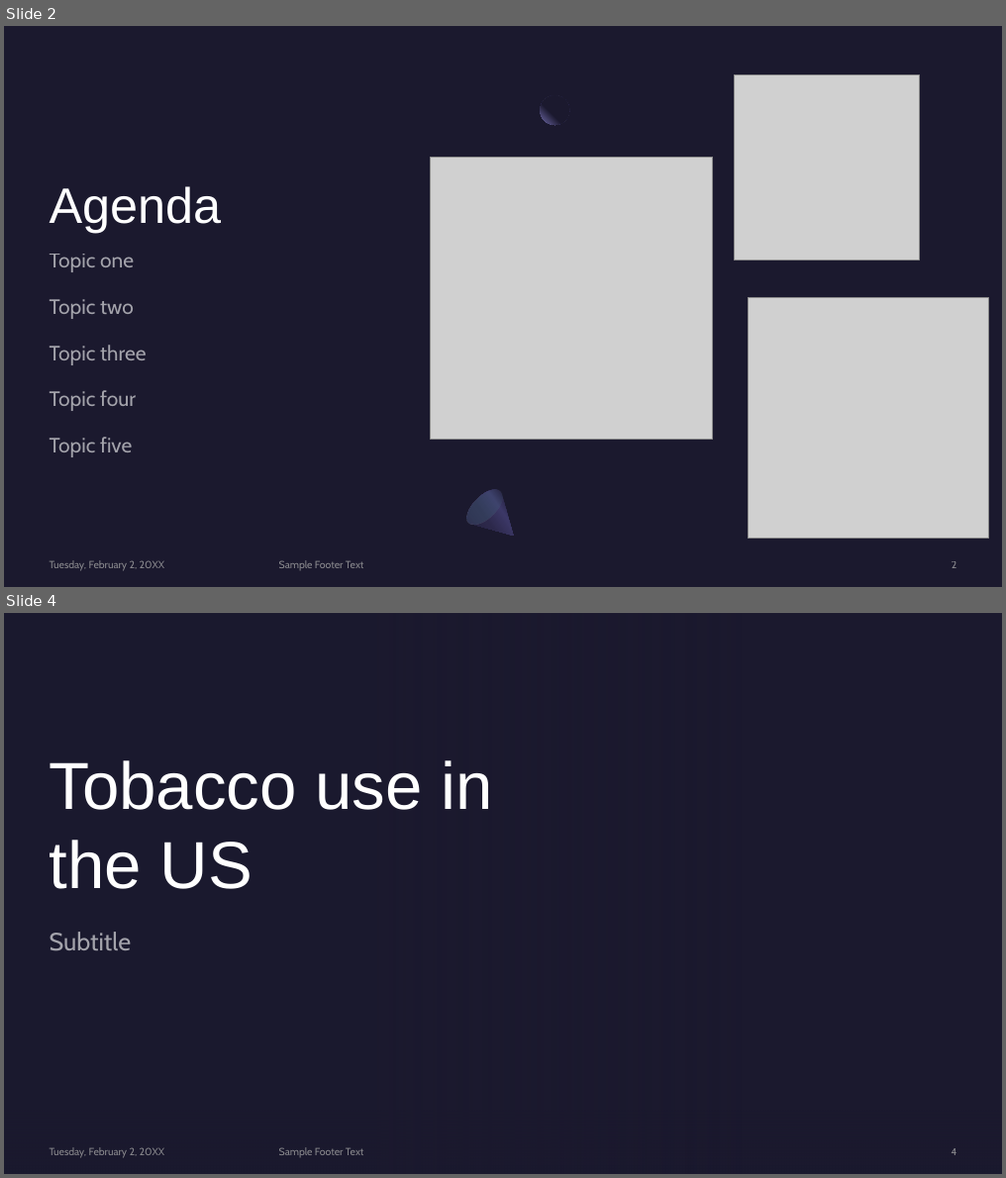
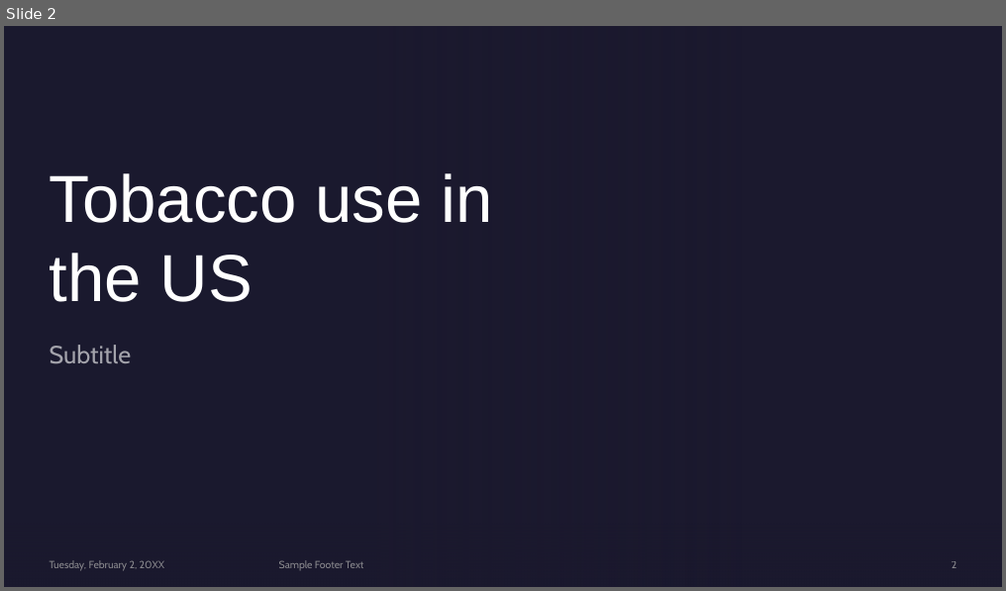
Before and after one commit to AKCase1993/Capstone-NSS-DA7, a slide deck: notebook/Tobacco.pptx. Shown one above the other, each under a label of ours: slides 2 and 4 before the commit, slide 2 after it; the slides between them are not shown. The pictures are 1006x1178 and 1006x591 pixels, drawn with LibreOffice and Linux fonts; fonts in the diff are those of the drawing; grey boxes stand for pictures; background and template pictures are left out. Boxes give left, top, right and bottom in pixels: in the first picture for what was removed or moved away, otherwise in the second. Text is boxed around its words. In the diff, an @@ line names an element or a change of style, - is before the commit and + after.

```diff
--- a/notebook/Tobacco.pptx
+++ b/notebook/Tobacco.pptx
@@ slide 2 removed at bbox=[4, 26, 1002, 587], background #1B192E @@
@@ picture removed at bbox=[734, 75, 920, 261] @@
@@ ellipse removed at bbox=[540, 95, 569, 125] @@
@@ picture removed at bbox=[431, 157, 713, 439] @@
@@ title removed at bbox=[50, 186, 222, 233] @@
-Agenda
@@ text removed at bbox=[50, 254, 146, 458] @@
-Topic one
-Topic two
-Topic three
-Topic four
-Topic five
@@ picture removed at bbox=[748, 298, 988, 539] @@
@@ freeform shape removed at bbox=[461, 483, 530, 552] @@
@@ ellipse removed at bbox=[461, 483, 508, 531] @@
@@ text removed at bbox=[50, 561, 164, 571] @@
-Tuesday, February 2, 20XX
@@ text removed at bbox=[279, 561, 364, 570] @@
-Sample Footer Text
@@ page number removed at bbox=[951, 562, 957, 569] @@
-2
@@ what was slide 4 is now slide 2 @@
@@ page number at bbox=[951, 562, 957, 569]: text changed @@
-4
+2
```
Also in this commit, not shown: 4 slides changed, 2 slides added, 6 other slides removed, 8 other files.
